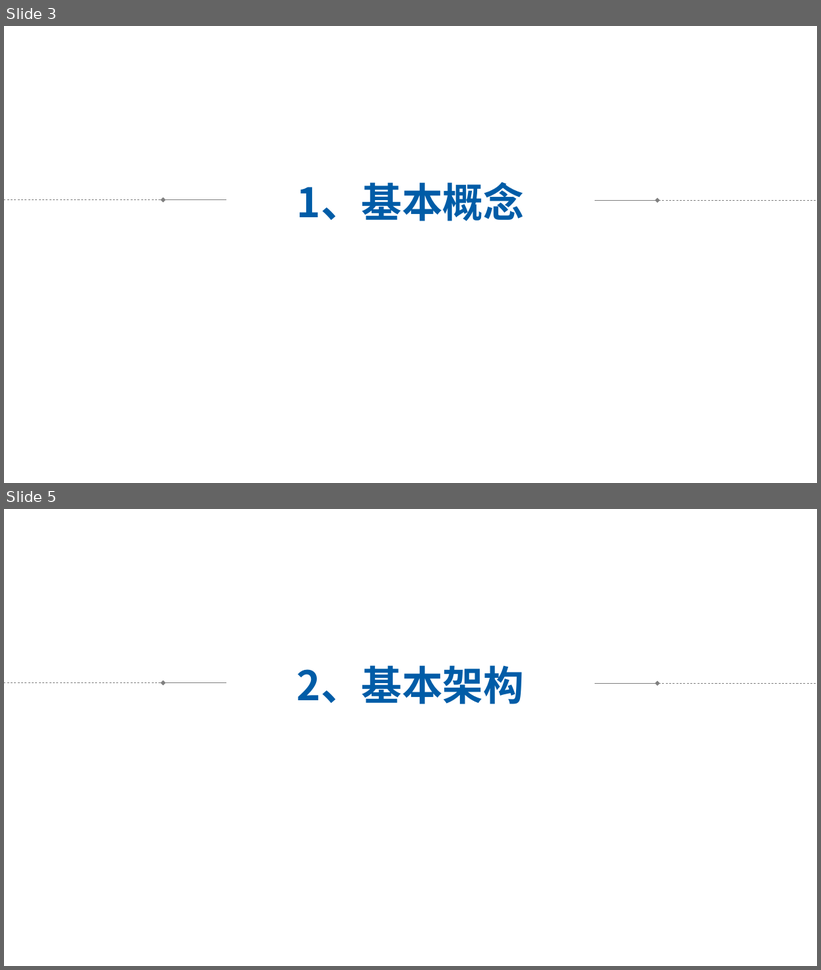
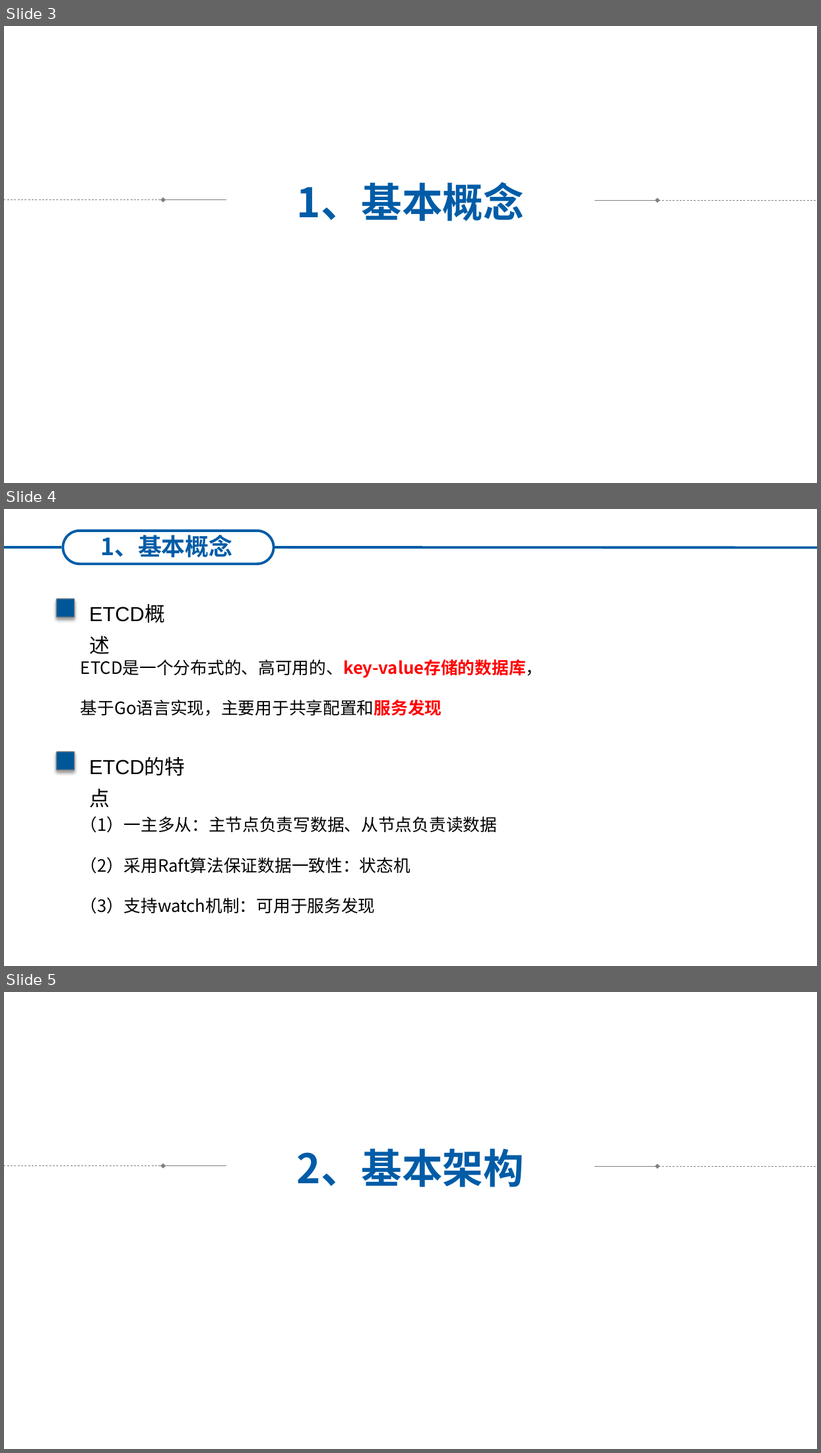
Before and after one commit to HNing109/StudyNotes, a slide deck: Golang_学习笔记/Golang_Web_学习笔记/ETCD_学习笔记/ETCD-调研.pptx. Shown one above the other, each under a label of ours: slides 3 and 5 before the commit, slides 3, 4 and 5 after it; the slides between them are not shown. The pictures are 821x970 and 821x1453 pixels, drawn with LibreOffice and Linux fonts; fonts in the diff are those of the drawing. Boxes give left, top, right and bottom in pixels: in the first picture for what was removed or moved away, otherwise in the second. Text is boxed around its words. In the diff, an @@ line names an element or a change of style, - is before the commit and + after.

```diff
--- a/Golang_学习笔记/Golang_Web_学习笔记/ETCD_学习笔记/ETCD-调研.pptx
+++ b/Golang_学习笔记/Golang_Web_学习笔记/ETCD_学习笔记/ETCD-调研.pptx
@@ slide 4 added at bbox=[4, 509, 817, 966], background #FFFFFF @@
@@ line added from (4, 547) to (61, 547), #005CA7 3 pt @@
@@ text added at bbox=[14, 539, 164, 565], 32 pt, text #FFFFFF, bold @@
+1、当前进度
@@ rounded rectangle added at bbox=[63, 531, 274, 564], outline #005CA7 3 pt @@
@@ text added at bbox=[100, 531, 233, 558], 28 pt, text #005CA7, bold @@
+1、基本概念
@@ line added from (274, 547) to (817, 547), #005CA7 3 pt @@
@@ rounded rectangle added at bbox=[56, 599, 75, 617], fill #005798, outline #7F7F7F 1 pt @@
@@ text added at bbox=[83, 591, 188, 626], 24 pt, text #000000 @@
+ETCD概述
@@ text added at bbox=[81, 659, 543, 716], 20 pt, text #000000 @@
+ETCD是一个分布式的、高可用的、key-value存储的数据库，基于Go语言实现，主要用于共享配置和服务发现
@@ text added at bbox=[83, 745, 209, 779], 24 pt, text #000000 @@
+ETCD的特点
@@ rounded rectangle added at bbox=[56, 752, 75, 770], fill #005798, outline #7F7F7F 1 pt @@
@@ text added at bbox=[81, 817, 497, 914], 20 pt, text #000000 @@
+（1）一主多从：主节点负责写数据、从节点负责读数据
+（2）采用Raft算法保证数据一致性：状态机
+（3）支持watch机制：可用于服务发现
```
Also in this commit, not shown: 7 slides changed, 5 other slides added, 6 other files.
